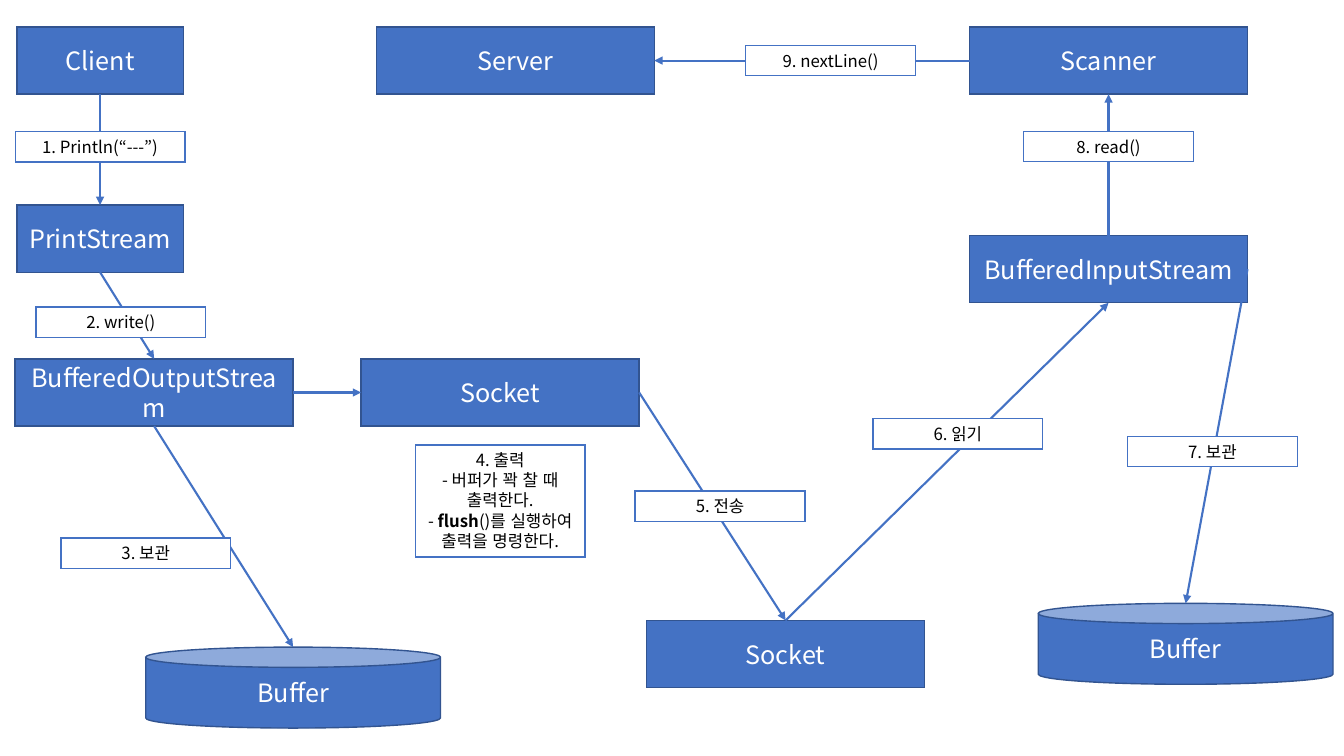
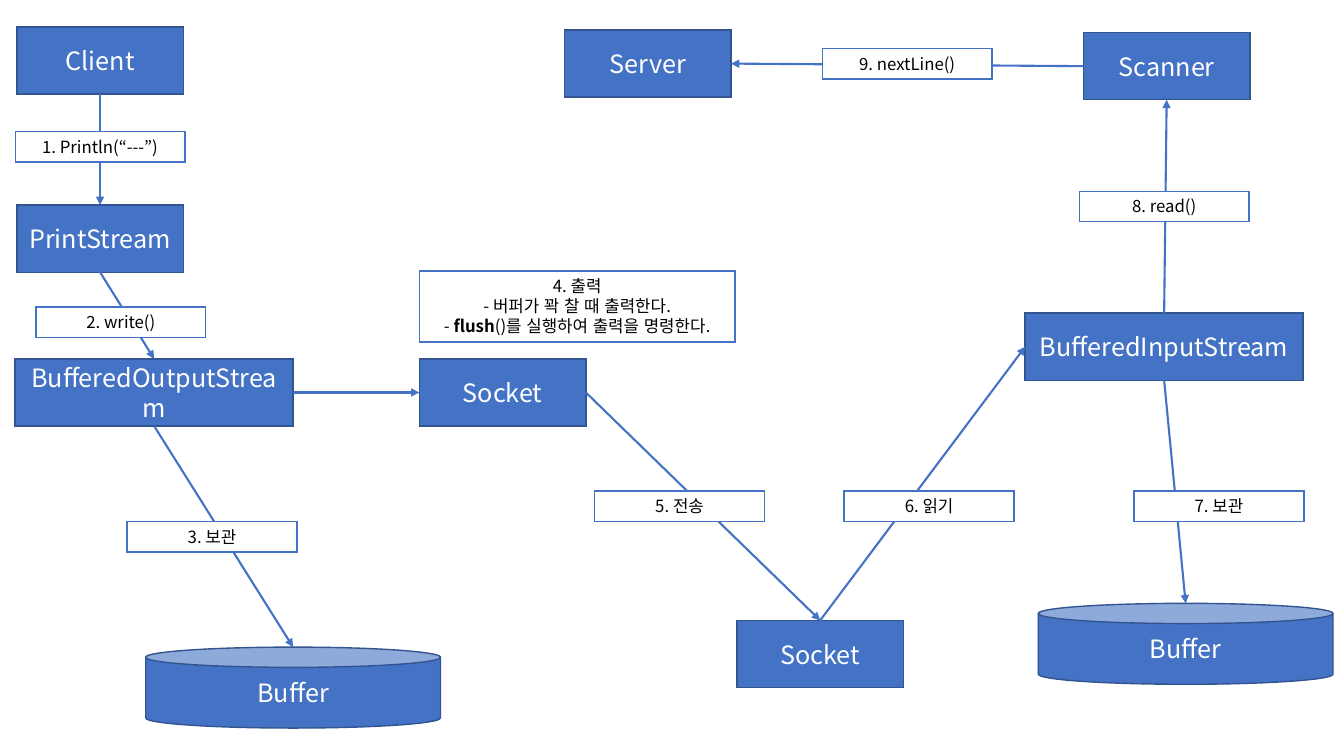
Before and after one commit to Dingadung/2022-study-workspace, a slide deck: slide 5 of study-note/자바/2022-08-23 내용정리.pptx. Drawn at 1344x756 pixels with LibreOffice and Linux fonts; fonts in the diff are those of the drawing. Boxes give left, top, right and bottom in pixels: in the first picture for what was removed or moved away, otherwise in the second. Text is boxed around its words. In the diff, an @@ line names an element or a change of style, - is before the commit and + after.

```diff
--- a/study-note/자바/2022-08-23 내용정리.pptx
+++ b/study-note/자바/2022-08-23 내용정리.pptx
@@ rectangle "Server" resized from (x1=376, y1=27, x2=654, y2=95) to (x1=565, y1=30, x2=731, y2=98) @@
@@ rectangle "9. nextLine()" moved from (x1=746, y1=45, x2=915, y2=76) to (x1=823, y1=48, x2=992, y2=79) @@
@@ rectangle "Scanner" resized from (x1=970, y1=27, x2=1248, y2=95) to (x1=1084, y1=32, x2=1250, y2=100) @@
@@ arrow moved from (970, 60) - (654, 60) to (1084, 67) - (731, 64) @@
@@ arrow moved from (1109, 236) - (1109, 94) to (1165, 314) - (1167, 100) @@
@@ rectangle "8. read()" moved from (x1=1024, y1=131, x2=1194, y2=161) to (x1=1080, y1=192, x2=1249, y2=222) @@
@@ rectangle "4. 출력" resized from (x1=415, y1=445, x2=585, y2=557) to (x1=419, y1=271, x2=735, y2=343) @@
@@ rectangle "BufferedInputStream" moved from (x1=970, y1=236, x2=1248, y2=303) to (x1=1025, y1=314, x2=1304, y2=381) @@
@@ rectangle "Socket" resized from (x1=361, y1=359, x2=639, y2=426) to (x1=419, y1=359, x2=586, y2=426) @@
@@ arrow moved from (785, 620) - (1109, 302) to (821, 620) - (1025, 347) @@
@@ arrow moved from (1248, 269) - (1186, 604) to (1165, 380) - (1186, 604) @@
@@ arrow moved from (293, 392) - (361, 392) to (293, 392) - (419, 392) @@
@@ arrow moved from (639, 392) - (785, 620) to (586, 392) - (821, 620) @@
@@ rectangle "5. 전송" moved from (x1=635, y1=491, x2=805, y2=521) to (x1=595, y1=491, x2=764, y2=521) @@
@@ rectangle "6. 읽기" moved from (x1=873, y1=418, x2=1043, y2=449) to (x1=844, y1=491, x2=1013, y2=521) @@
@@ rectangle "7. 보관" moved from (x1=1128, y1=437, x2=1298, y2=467) to (x1=1134, y1=491, x2=1304, y2=521) @@
@@ rectangle "3. 보관" moved from (x1=60, y1=538, x2=230, y2=569) to (x1=127, y1=521, x2=296, y2=552) @@
@@ rectangle "Socket" resized from (x1=646, y1=620, x2=925, y2=688) to (x1=737, y1=620, x2=903, y2=688) @@
```
Also in this commit, not shown: 3 other slides changed, 6 slides added, 5 slides removed, 6 other files.
